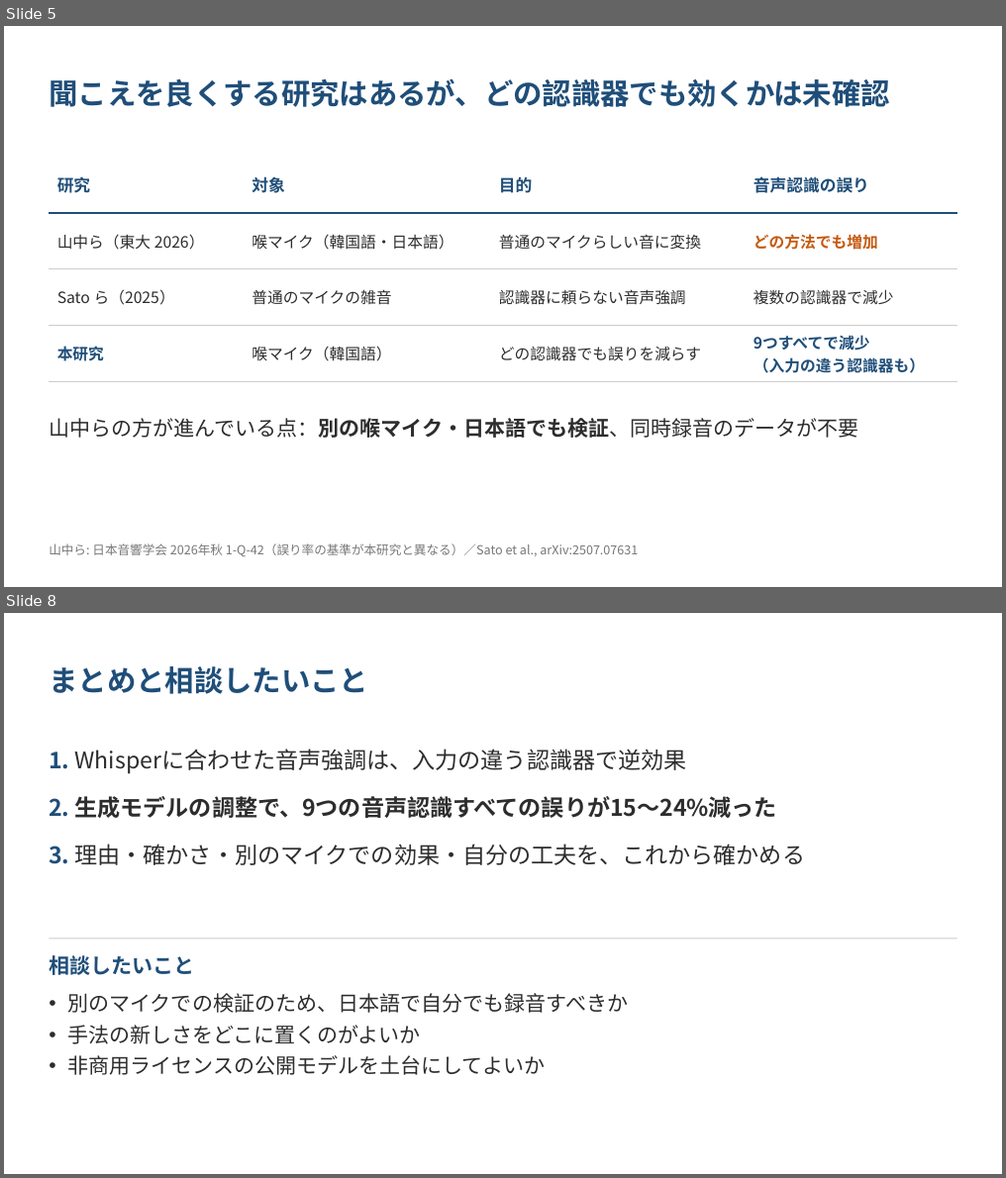
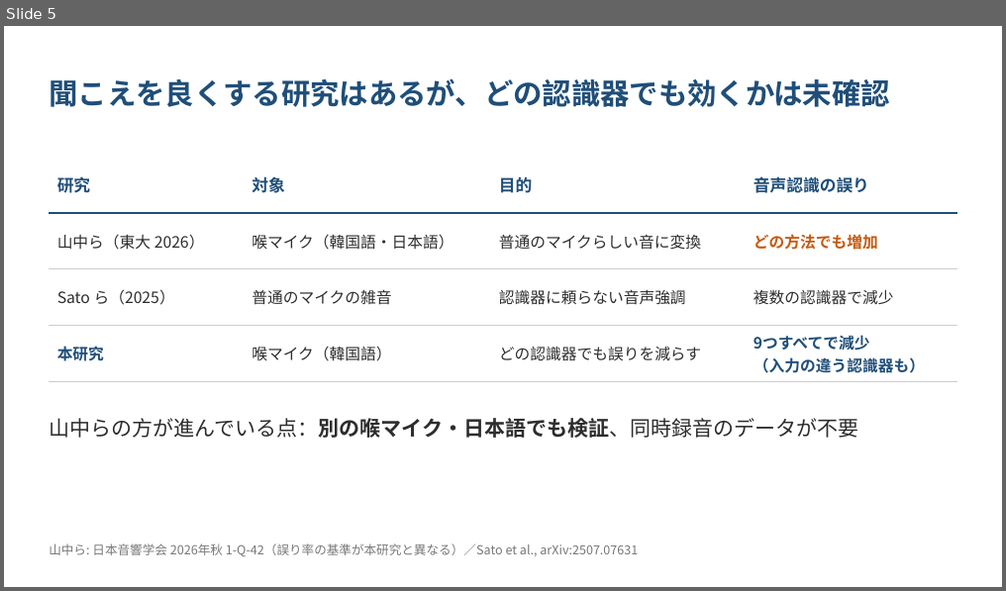
Before and after one commit to kasugayuji0716-art/bone-conduction-research, a slide deck: results/progress_slides_2026-10.pptx. Shown one above the other, each under a label of ours: slides 5 and 8 before the commit, slide 5 after it; the slides between them are not shown. The pictures are 1006x1178 and 1006x591 pixels, drawn with LibreOffice and Linux fonts; fonts in the diff are those of the drawing. Boxes give left, top, right and bottom in pixels: in the first picture for what was removed or moved away, otherwise in the second. Text is boxed around its words. In the diff, an @@ line names an element or a change of style, - is before the commit and + after.

```diff
--- a/results/progress_slides_2026-10.pptx
+++ b/results/progress_slides_2026-10.pptx
@@ slide 8 removed at (x1=4, y1=613, x2=1002, y2=1174), background #FFFFFF @@
@@ text removed at (x1=49, y1=666, x2=368, y2=694) @@
-まとめと相談したいこと
@@ text removed at (x1=49, y1=749, x2=805, y2=865) @@
-1. Whisperに合わせた音声強調は、入力の違う認識器で逆効果
-2. 生成モデルの調整で、9つの音声認識すべての誤りが15〜24%減った
-3. 理由・確かさ・別のマイクでの効果・自分の工夫を、これから確かめる
@@ line removed from (49, 939) to (957, 939) @@
@@ text removed at (x1=49, y1=956, x2=194, y2=975) @@
-相談したいこと
@@ text removed at (x1=67, y1=993, x2=628, y2=1075) @@
-• 別のマイクでの検証のため、日本語で自分でも録音すべきか
-• 手法の新しさをどこに置くのがよいか
-• 非商用ライセンスの公開モデルを土台にしてよいか
```
Also in this commit, not shown: 2 slides changed, 2 other files.
